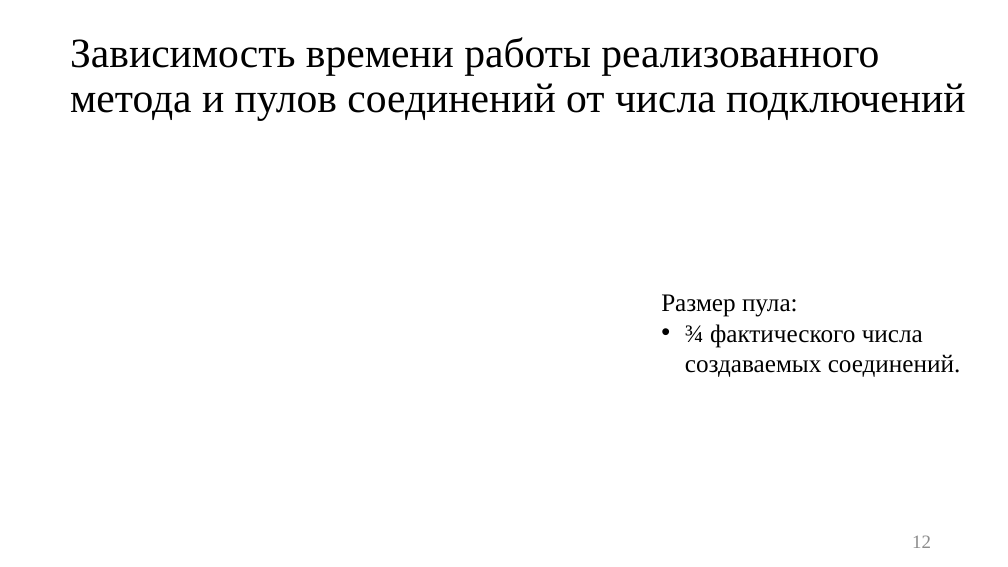
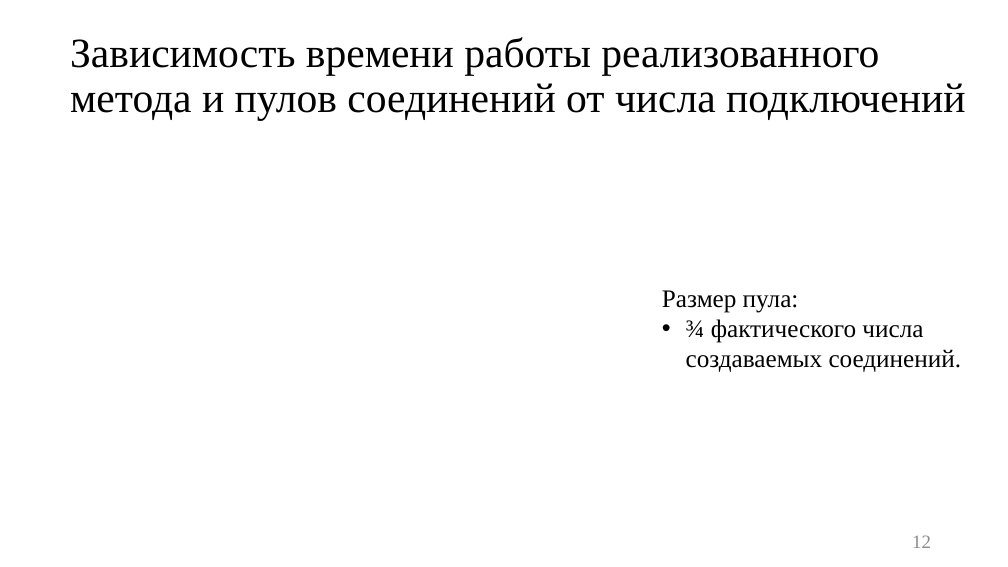
Before and after one commit to platosha-git/Diplom-theory, a slide deck: slide 12 of Презентация.pptx. Drawn at 1008x567 pixels with LibreOffice and Linux fonts; fonts in the diff are those of the drawing. Boxes give left, top, right and bottom in pixels: in the first picture for what was removed or moved away, otherwise in the second. Text is boxed around its words. In the diff, an @@ line names an element or a change of style, - is before the commit and + after.

```diff
--- a/Презентация.pptx
+++ b/Презентация.pptx
@@ text "Размер пула:" moved from (x1=661, y1=294, x2=961, y2=377) to (x1=662, y1=290, x2=962, y2=372) @@
```
Also in this commit, not shown: 1 other file.
